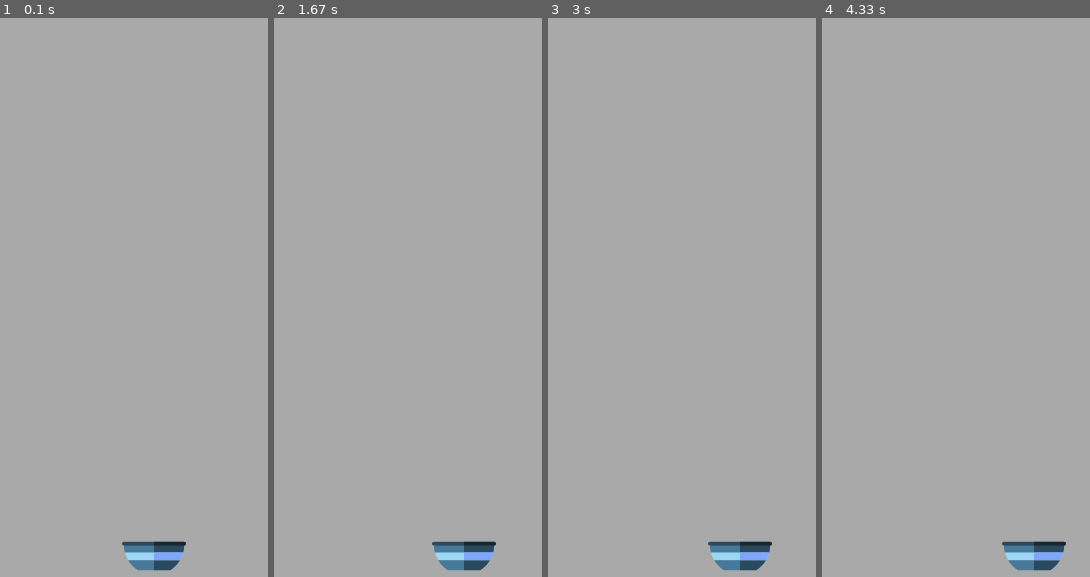
Above: before the commit, frames 1-4 (left to right).
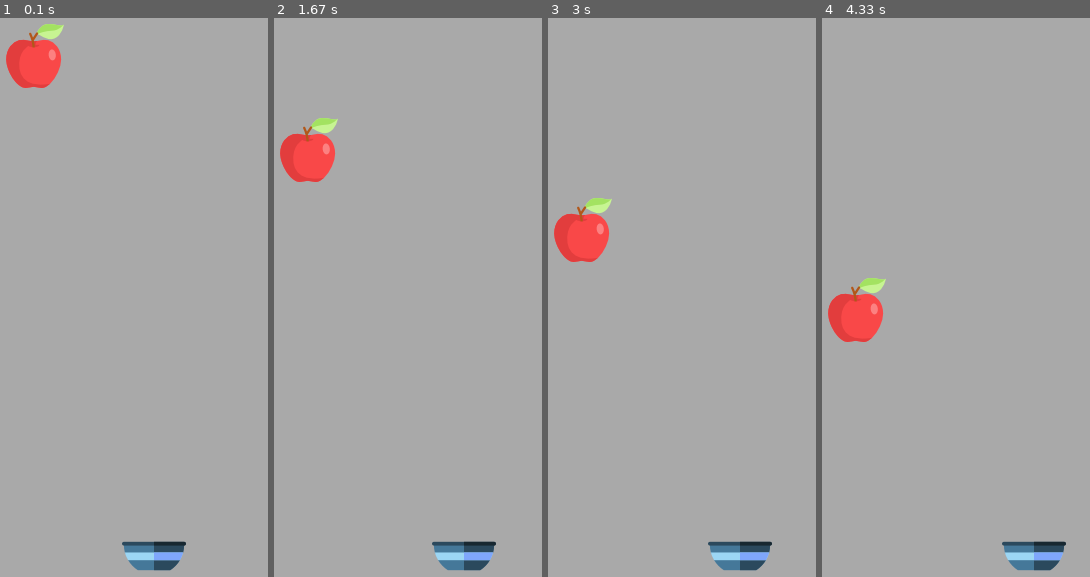
Above: after the commit, the same moments.

Repository: Amiprogrammer/Catch-Apple-Pygame1.9.6Project
Game: pygame game, started from main.py
Two runs of this game, one before a commit and one after it. Both use one fixed random seed, a clock stepped at 60 frames per second and the inputs below.
Inputs:
- Up to frame 1 (0.1 s): no input
- Up to frame 2 (1.67 s): hold Right 0.33-0.8 s; hold Right 0.83-1.3 s; hold Left from 1.33 s (still down)
- Up to frame 3 (3 s): release Left at 1.87 s; hold Left 1.9-2.3 s; hold Right 2.33-2.97 s
- Up to frame 4 (4.33 s): hold Left 3-3.47 s; hold Right 3.5-3.97 s; hold Right from 4 s (still down)

The runs differ from the first frame. In frame 1, 1.7% of the frame differs, in the area x 2-24%, y 1-13%; in frame 2, 1.7%; in frame 3, 1.7%; in frame 4, 1.7%.

Commit message:
Set an apple and movement of apple automatically

Diff:
--- a/main.py
+++ b/main.py
@@ -8,6 +8,7 @@
     i'm build this game cause, i want to improve my skill in pygame library to develop game and i want to make something new with pygame library.
 """
 
+import random
 import pygame
 from pygame.locals import *
 
@@ -32,6 +33,15 @@
     global screen,bowl_img
     screen.blit(bowl_img,(x,y))
 
+# apple here
+apple_img = pygame.image.load("img/apple.png")
+apple_x = random.randint(10,756)
+apple_y = random.randint(60,180)
+apple_y_change = 1
+def apple(x,y):
+    global screen,apple_img
+    screen.blit(apple_img,(x,y))
+
 running = True
 while running:
 
@@ -55,6 +65,14 @@
     elif bowl_x >= 756:
         bowl_x = 756
 
+    # boundaries of apple
+    if apple_y >= 690:
+        apple_x = random.randint(10,756)
+        apple_y = random.randint(60,180)
+
+    apple_y += apple_y_change
+    apple(apple_x,apple_y)
+
     bowl_x += bowl_x_change
     bowl(bowl_x,bowl_y)
 
